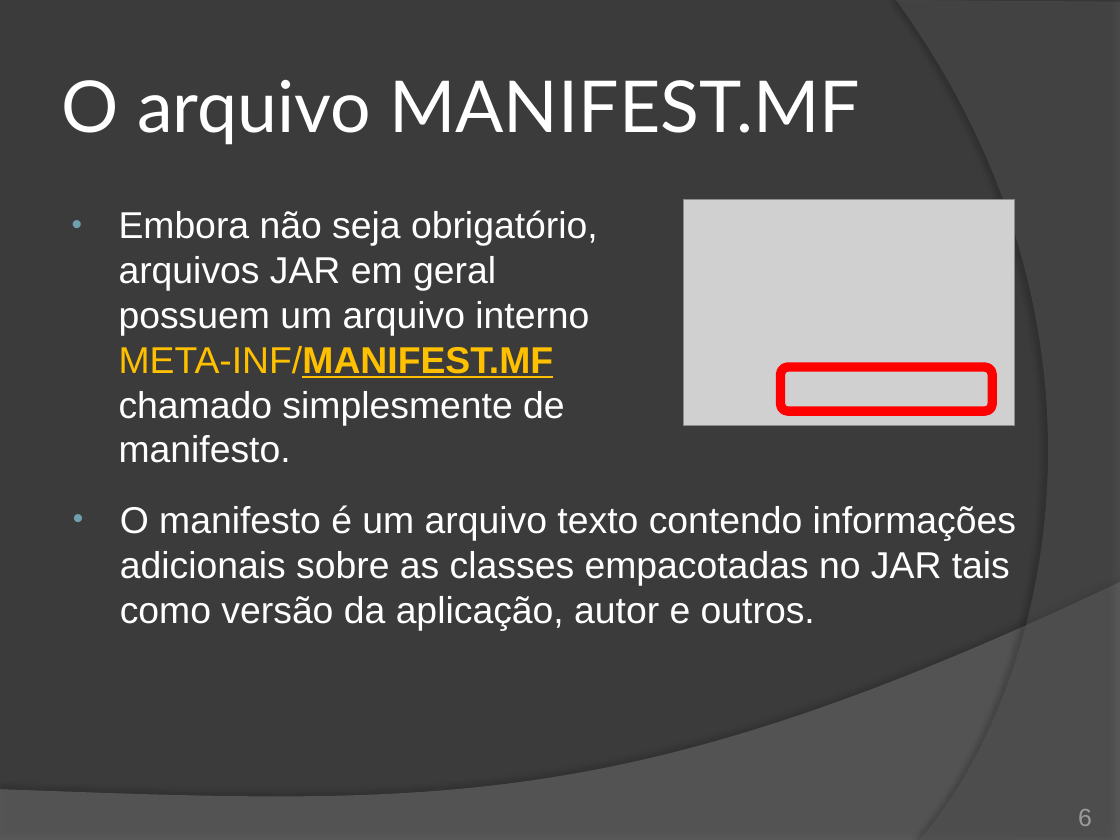
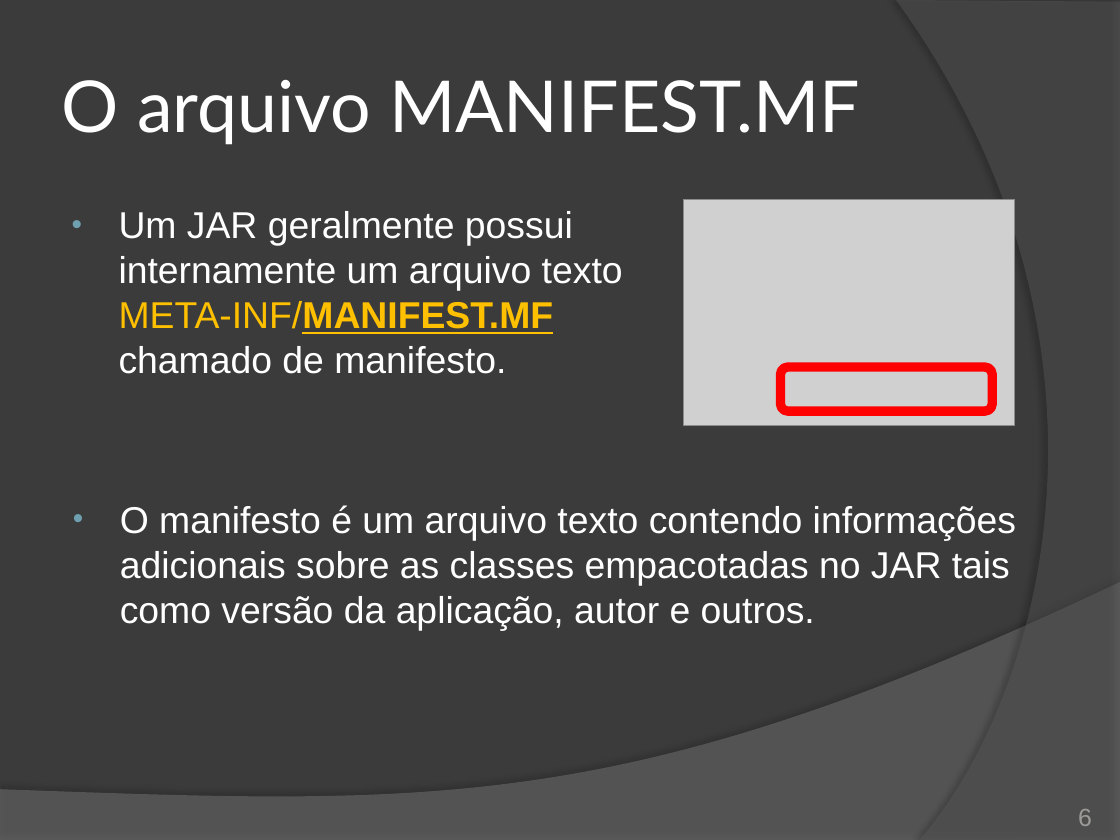
Before and after one commit to duchesqui/slzvieira-training, a slide deck: slide 6 of 2-Java-Programmer-Modulo-II/15.Capitulo09.pptx. Drawn at 1120x840 pixels with LibreOffice and Linux fonts; fonts in the diff are those of the drawing; grey boxes stand for pictures. Boxes give left, top, right and bottom in pixels: in the first picture for what was removed or moved away, otherwise in the second. Text is boxed around its words. In the diff, an @@ line names an element or a change of style, - is before the commit and + after.

```diff
--- a/2-Java-Programmer-Modulo-II/15.Capitulo09.pptx
+++ b/2-Java-Programmer-Modulo-II/15.Capitulo09.pptx
@@ text at (119,211,623,374): text changed @@
-• Embora não seja obrigatório, arquivos JAR em geral possuem um arquivo interno META-INF/MANIFEST.MF chamado simplesmente de manifesto.
+• Um JAR geralmente possui internamente um arquivo texto META-INF/MANIFEST.MF chamado de manifesto.
```
Also in this commit, not shown: 4 other slides changed, 2 slides added, 3 other files.
